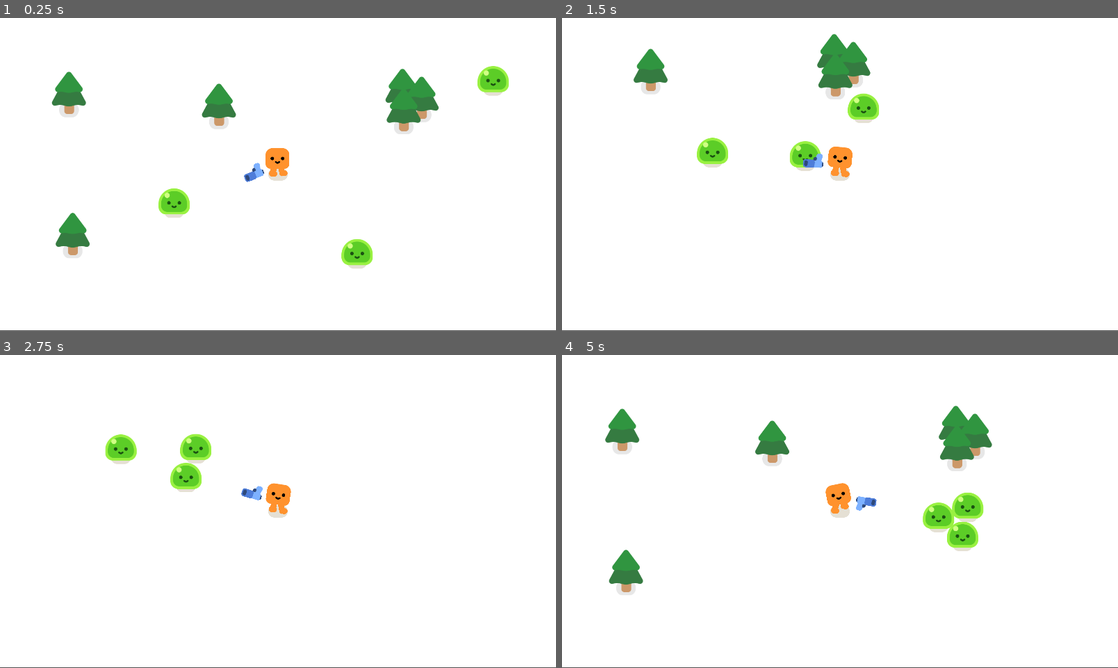
Above: before the commit, frames 1-4 (two rows, left to right).
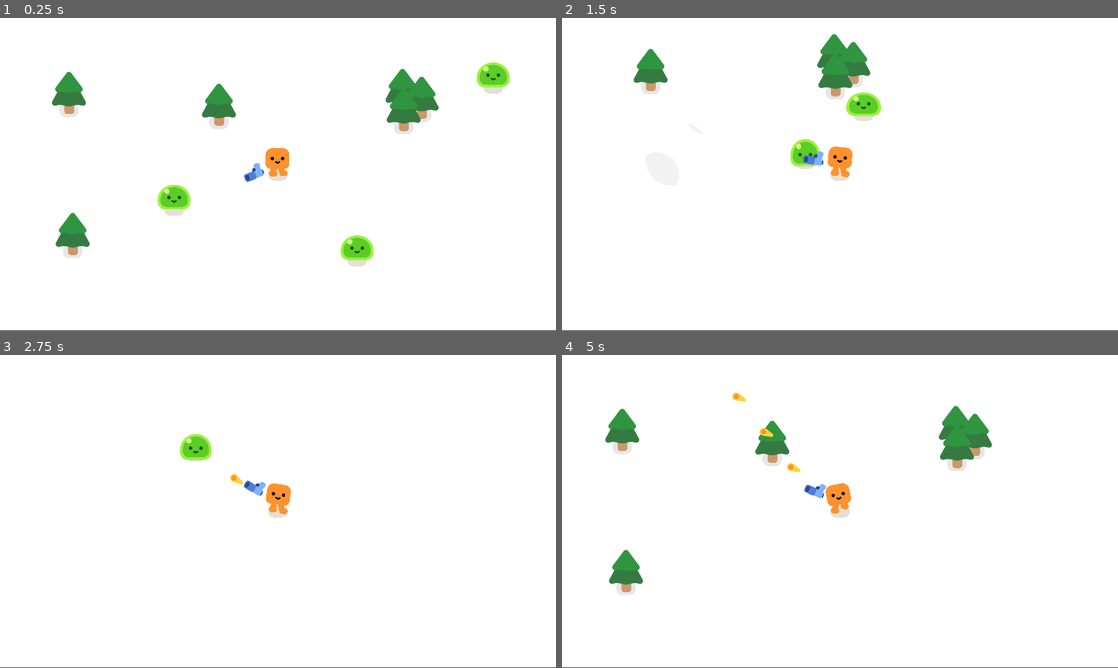
Above: after the commit, the same moments.

Repository: avvero/vampire-survivor-style-game-godot
Game: Godot game, scene res://game.tscn
Same seed, same stepped clock (60 frames per second), same inputs: the game is played once before the commit and once after it.
Inputs:
- Up to frame 1 (0.25 s): no input
- Up to frame 2 (1.5 s): hold D (move_right) 0.53-1.28 s; hold S (move_down) from 1.28 s (still down)
- Up to frame 3 (2.75 s): release S (move_down) at 2.03 s; hold D (move_right) from 2.03 s (still down)
- Up to frame 4 (5 s): release D (move_right) at 2.78 s; hold W (move_up) 2.78-3.53 s; hold A (move_left) from 3.53 s (still down)

The runs differ from the first frame. In frame 1, 1.0% of the frame differs, in the area x 28-92%, y 14-80%; in frame 2, 0.9%; in frame 3, 1.1%; in frame 4, 1.7%, in the area x 30-76%, y 11-63%.

Commit message:
first commit

Diff:
--- a/bullet.tscn
+++ b/bullet.tscn
@@ -7,6 +7,7 @@
 radius = 15.0
 
 [node name="Bullet" type="Area2D" unique_id=1476819664]
+top_level = true
 rotation = 0.007454872
 collision_layer = 0
 collision_mask = 3
--- a/characters/slime/slime.tscn
+++ b/characters/slime/slime.tscn
@@ -218,6 +218,7 @@
 modulate = Color(0.898039, 0.878431, 0.831373, 1)
 z_index = -1
 z_as_relative = false
+position = Vector2(0, -6.999999)
 scale = Vector2(0.8, 0.8)
 texture = ExtResource("1_cq7ej")
 
--- a/gun.gd
+++ b/gun.gd
@@ -7,4 +7,12 @@
 		look_at(target_enemy.global_position)
 
 func shoot():
-	load("res://bullet.tscn")
+	const BULLET = preload("res://bullet.tscn")
+	var new_bullet = BULLET.instantiate()
+	new_bullet.global_position = %ShootingPoint.global_position
+	new_bullet.global_rotation = %ShootingPoint.global_rotation
+	%ShootingPoint.add_child(new_bullet)
+
+
+func _on_timer_timeout() -> void:
+	shoot()
--- a/gun.tscn
+++ b/gun.tscn
@@ -22,5 +22,12 @@
 texture = ExtResource("1_vk1bi")
 
 [node name="ShootingPoint" type="Marker2D" parent="WeaponPivot/Pistol" unique_id=1712420847]
+unique_name_in_owner = true
 position = Vector2(25.957485, -10.109841)
 rotation = -0.0048269327
+
+[node name="Timer" type="Timer" parent="." unique_id=1915298075]
+wait_time = 0.3
+autostart = true
+
+[connection signal="timeout" from="Timer" to="." method="_on_timer_timeout"]
--- a/mob.gd
+++ b/mob.gd
@@ -1,8 +1,24 @@
 extends CharacterBody2D
 
+var health = 3
+
 @onready var player = get_node("/root/Game/Player")
+
+func _ready():
+	%Slime.play_walk()
 
 func _physics_process(delta: float):
 	var direction = global_position.direction_to(player.global_position)
 	velocity = direction * 300.0
 	move_and_slide()
+
+func take_damage():
+	health -= 1
+	%Slime.play_hurt()
+
+	if health == 0:
+		queue_free()
+		const SMOKE_SCENE = preload("res://smoke_explosion/smoke_explosion.tscn")
+		var smoke = SMOKE_SCENE.instantiate()
+		get_parent().add_child(smoke)
+		smoke.global_position = global_position
--- a/mob.tscn
+++ b/mob.tscn
@@ -12,6 +12,7 @@
 script = ExtResource("1_nokgg")
 
 [node name="Slime" parent="." unique_id=2008890567 instance=ExtResource("1_dy6sc")]
+unique_name_in_owner = true
 position = Vector2(2, 29)
 
 [node name="CollisionShape2D" type="CollisionShape2D" parent="." unique_id=784068601]
